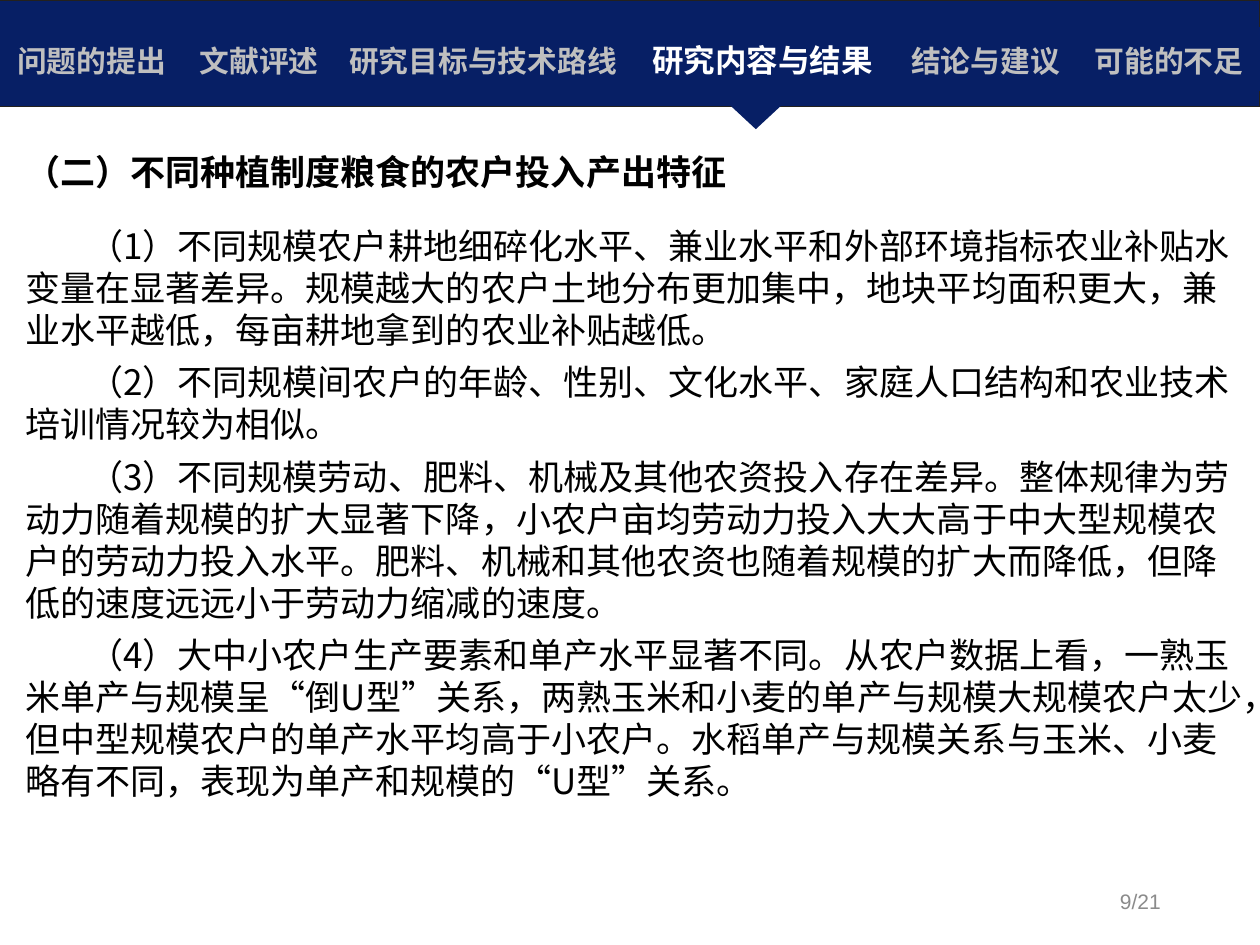
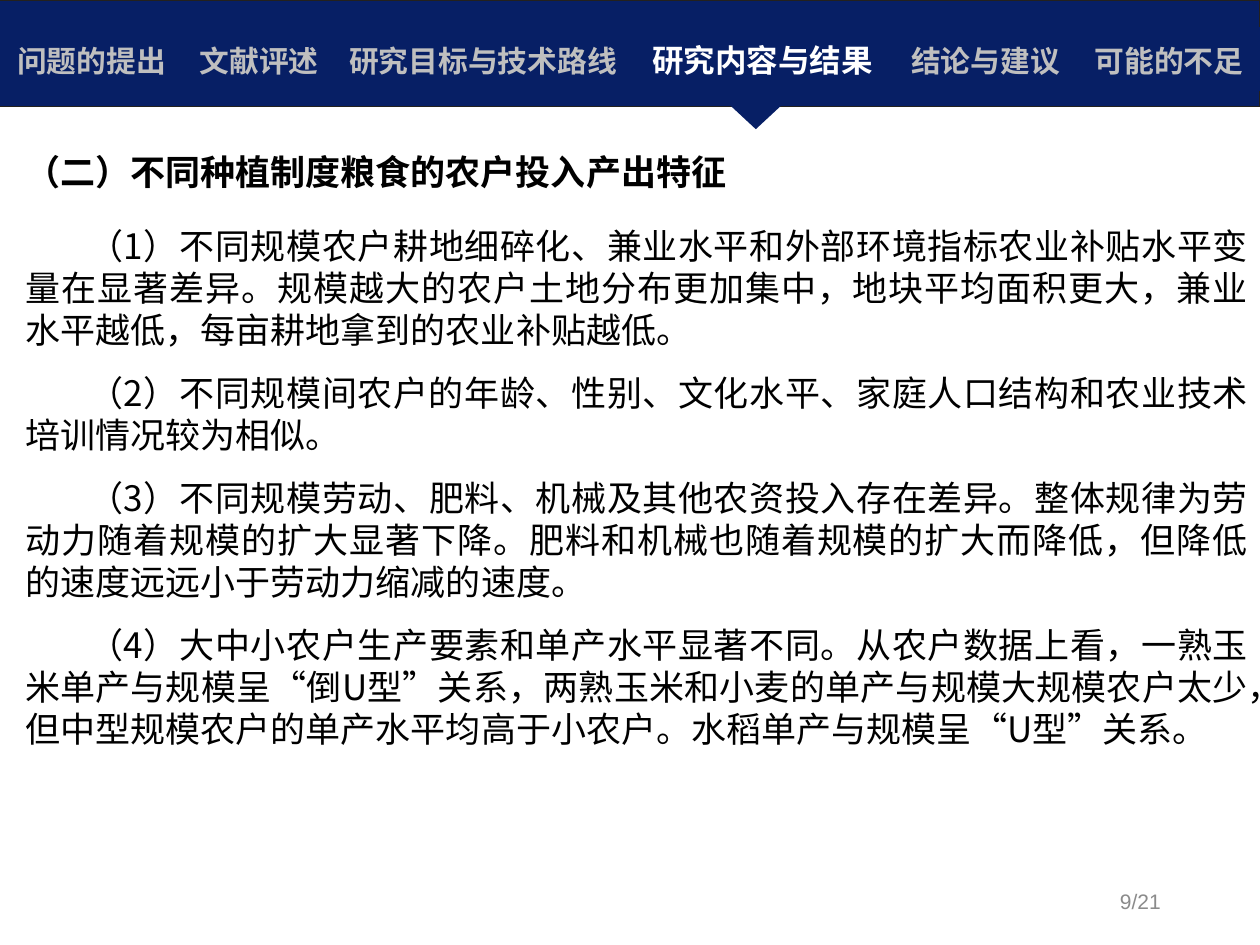
Before and after one commit to Iris0428/IR.Paper, a slide deck: slide 17 of 论文写作/S5+10+我国粮食生产率与农地经营规模关系的实证研究.pptx. Drawn at 1260x945 pixels with LibreOffice and Linux fonts; fonts in the diff are those of the drawing; background and template pictures are left out. Boxes give left, top, right and bottom in pixels: in the first picture for what was removed or moved away, otherwise in the second. Text is boxed around its words. In the diff, an @@ line names an element or a change of style, - is before the commit and + after.

```diff
--- a/论文写作/S5+10+我国粮食生产率与农地经营规模关系的实证研究.pptx
+++ b/论文写作/S5+10+我国粮食生产率与农地经营规模关系的实证研究.pptx
@@ text at (x1=25, y1=155, x2=1247, y2=451): alignment left to justified; more space between paragraphs @@
@@ text at (x1=25, y1=229, x2=1248, y2=347): text changed @@
-（1）不同规模农户耕地细碎化水平、兼业水平和外部环境指标农业补贴水变量在显著差异。规模越大的农户土地分布更加集中，地块平均面积更大，兼业水平越低，每亩耕地拿到的农业补贴越低。
+（1）不同规模农户耕地细碎化、兼业水平和外部环境指标农业补贴水平变量在显著差异。规模越大的农户土地分布更加集中，地块平均面积更大，兼业水平越低，每亩耕地拿到的农业补贴越低。
@@ text at (x1=25, y1=481, x2=1260, y2=745): text changed @@
-（3）不同规模劳动、肥料、机械及其他农资投入存在差异。整体规律为劳动力随着规模的扩大显著下降，小农户亩均劳动力投入大大高于中大型规模农户的劳动力投入水平。肥料、机械和其他农资也随着规模的扩大而降低，但降低的速度远远小于劳动力缩减的速度。
-（4）大中小农户生产要素和单产水平显著不同。从农户数据上看，一熟玉米单产与规模呈“倒U型”关系，两熟玉米和小麦的单产与规模大规模农户太少，但中型规模农户的单产水平均高于小农户。水稻单产与规模关系与玉米、小麦略有不同，表现为单产和规模的“U型”关系。
+（3）不同规模劳动、肥料、机械及其他农资投入存在差异。整体规律为劳动力随着规模的扩大显著下降。肥料和机械也随着规模的扩大而降低，但降低的速度远远小于劳动力缩减的速度。
+（4）大中小农户生产要素和单产水平显著不同。从农户数据上看，一熟玉米单产与规模呈“倒U型”关系，两熟玉米和小麦的单产与规模大规模农户太少，但中型规模农户的单产水平均高于小农户。水稻单产与规模呈“U型”关系。
```
Also in this commit, not shown: 16 other slides changed, 10 other files.
